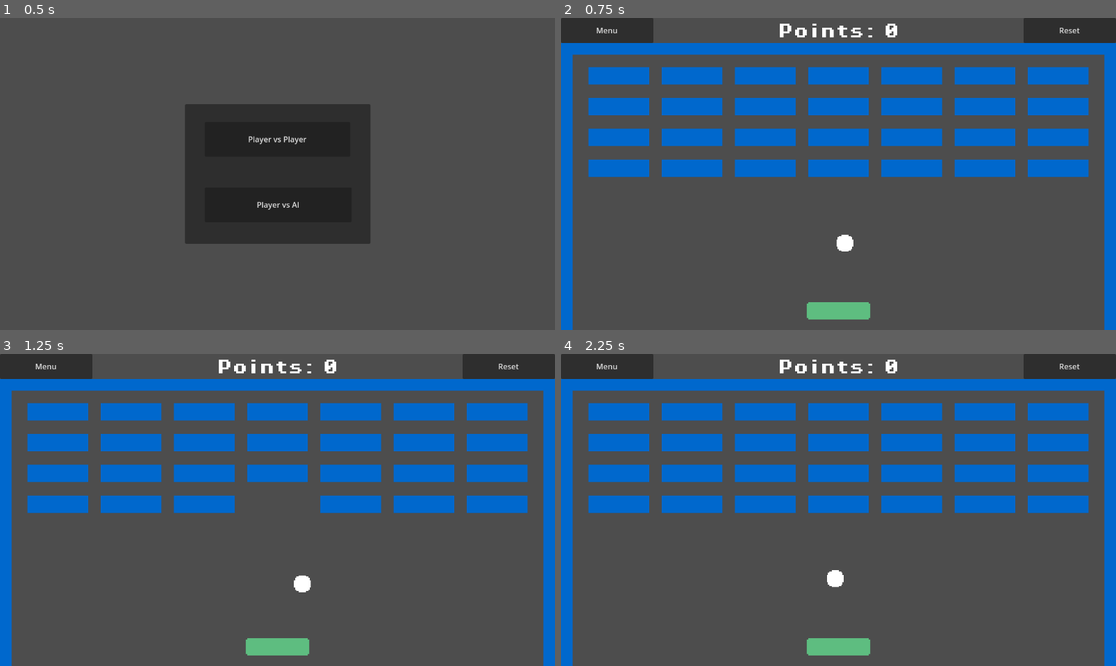
Above: before the commit, frames 1-4 (two rows, left to right).
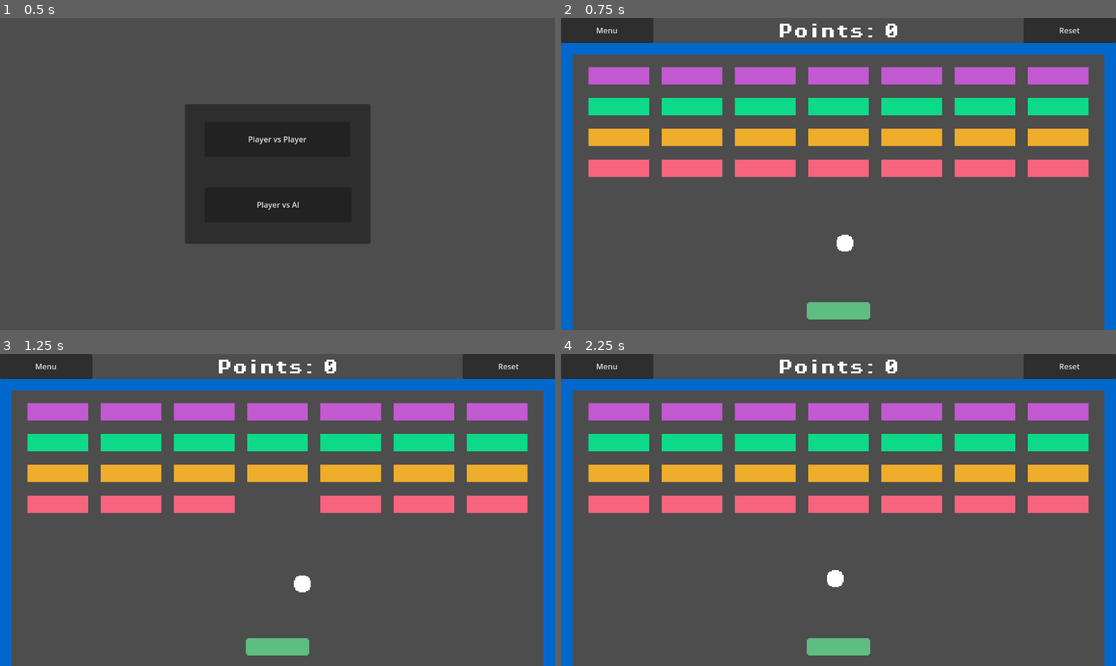
Above: after the commit, the same moments.

Repository: Mimi522/Godot-20-Game-Challenge
Game: Godot game, scene res://scenes/main_menu.tscn
Same seed, same stepped clock (60 frames per second), same inputs: the game is played once before the commit and once after it.
Inputs:
- Up to frame 1 (0.5 s): no input
- Up to frame 2 (0.75 s): click "Player vs Player" at 0.5 s
- Up to frame 3 (1.25 s): no input
- Up to frame 4 (2.25 s): click "Menu" at 1.25 s; click "Player vs AI" at 2 s

Frame 1 is identical in both runs. In frame 2, 18% of the frame differs, in the area x 4-96%, y 15-52%; in frame 3, 17%; in frame 4, 18%.

Commit message:
feat: colorful blocks

Diff:
--- a/Breakout/scenes/game.tscn
+++ b/Breakout/scenes/game.tscn
@@ -17,6 +17,7 @@
 ball_scene = ExtResource("2_2qnrl")
 block_scene = ExtResource("2_vq3ep")
 score = NodePath("CenterContainer/Score")
+colors = Array[Color]([Color(0.761716, 0.354746, 0.815898, 1), Color(0.0470588, 0.854902, 0.533333, 1), Color(0.933899, 0.679004, 0.168789, 1), Color(0.967298, 0.393894, 0.494952, 1)])
 
 [node name="Player" parent="." instance=ExtResource("1_1o76a")]
 position = Vector2(576, 608)
--- a/Breakout/scripts/game.gd
+++ b/Breakout/scripts/game.gd
@@ -3,6 +3,7 @@
 @export var ball_scene: PackedScene
 @export var block_scene: PackedScene
 @export var score: Label
+@export var colors: Array[Color]
 
 var menu_scene = "res://scenes/main_menu.tscn"
 
@@ -50,6 +51,7 @@
 		for i in range(7):
 			var block = block_scene.instantiate()
 			block.name = "block_%s_%s" % [i, j]
+			block.modulate = colors[j]
 			block.scale = block.scale * 3
 			block.position = start_pos + Vector2(delta_x * i, delta_y * j)
 			$Blocks.add_child(block)
